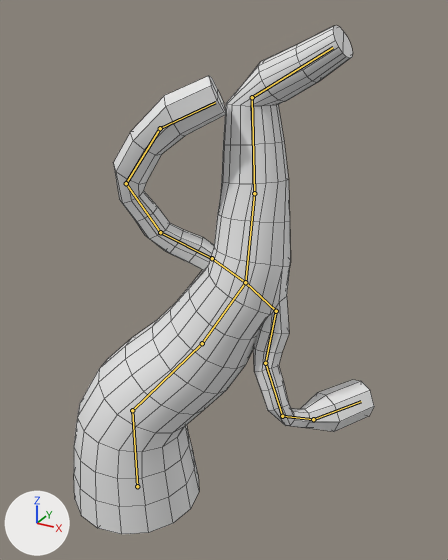
The Blender file Meshes/FBX/Cone_Guy/Cone_Guy_Animated.blend: old version first, new version second.
Before and after are seen from a camera (50 mm lens) standing at (1.25, -1.553, 1.769) and looking at (0.31, 0.157, 0.915). The axes (+X, +Y, +Z) are drawn at lower left. The lights are the same throughout. Both versions are drawn at frame 20 of the action 'ArmatureAction'; the numbers are the values there. The bones that bend it are drawn over the model as lines. Mesh edges are drawn as thin lines.

Objects in the first picture: 'Cone_Guy'.
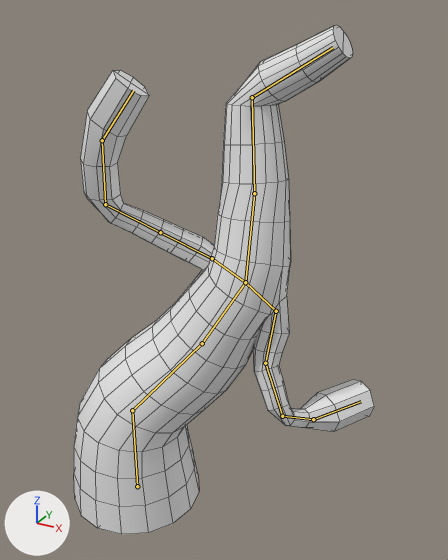
Where the change shows, as pixel boxes [x1, y1, x2, y2] in the pictures (448 x 560 px):
'Cone_Guy', posed
    both: [74, 25, 374, 534]
bone 'Hand_2.L', root to tip
    before: (160, 232) to (126, 183)
    after: (160, 232) to (105, 204)

What the commit changed:
Bone 'Hand_2.L' (bone_hand_2_l) turns from (0, 0, -30) to (0, 0, 0) degrees about its own x, y and z.
